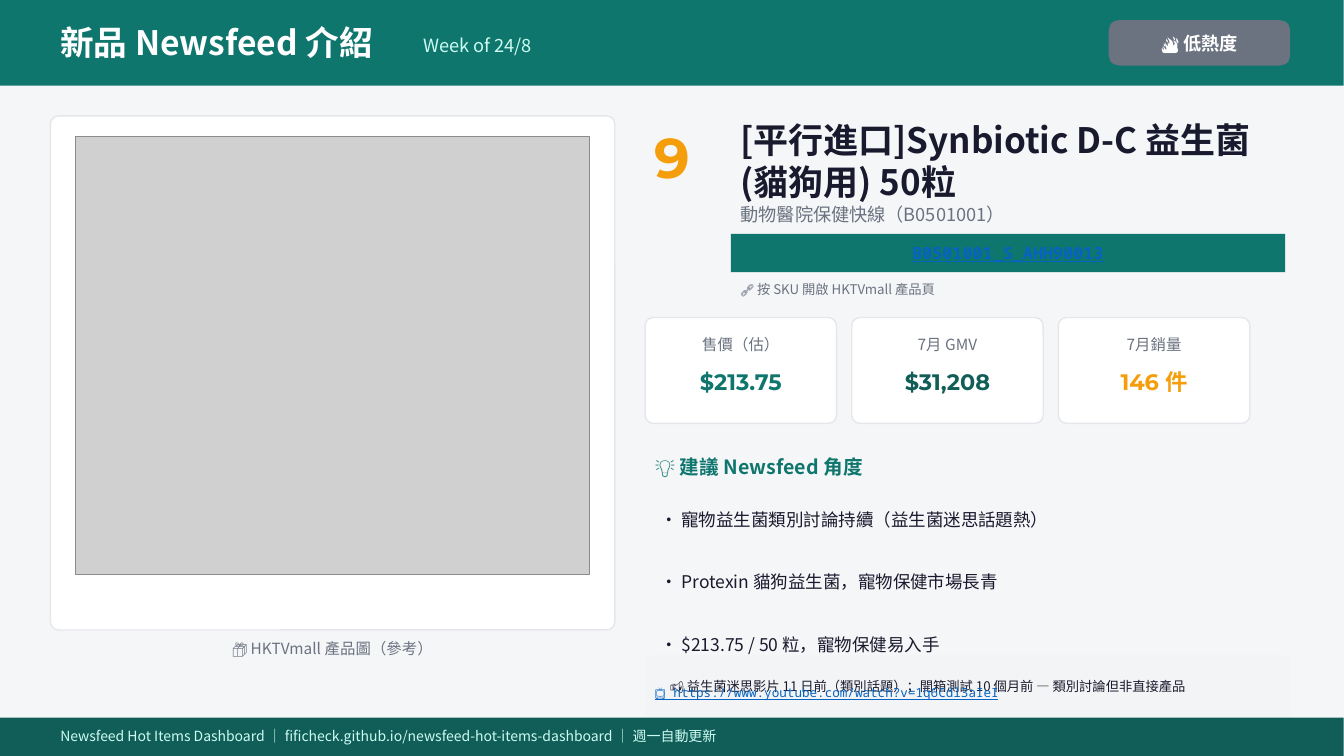
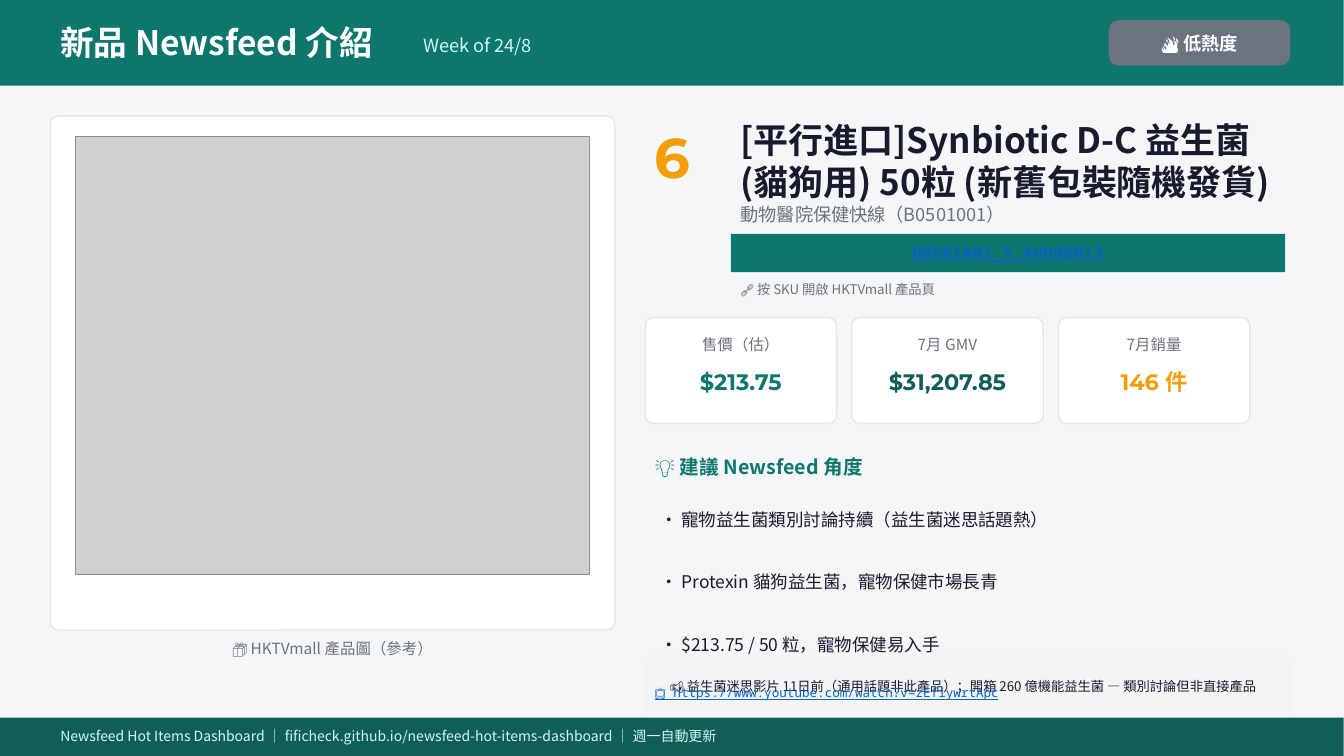
Before and after one commit to FIFICHECK/newsfeed-hot-items-dashboard, a slide deck: slide 1 of ppt/2026-08-24_B0501001_S_AHH90013.pptx. Drawn at 1344x756 pixels with LibreOffice and Linux fonts; fonts in the diff are those of the drawing; grey boxes stand for pictures. Boxes give left, top, right and bottom in pixels: in the first picture for what was removed or moved away, otherwise in the second. Text is boxed around its words. In the diff, an @@ line names an element or a change of style, - is before the commit and + after.

Commit message:
Add per-SKU PPT: 2026-08-24_B0501001_S_AHH90013.pptx

```diff
--- a/ppt/2026-08-24_B0501001_S_AHH90013.pptx
+++ b/ppt/2026-08-24_B0501001_S_AHH90013.pptx
@@ text at (655,138,691,179): text changed @@
-9
+6
@@ text at (741,123,1270,202): text changed @@
-[平行進口]Synbiotic D-C 益生菌(貓狗用) 50粒
+[平行進口]Synbiotic D-C 益生菌(貓狗用) 50粒 (新舊包裝隨機發貨)
@@ text at (889,371,1006,394): text changed @@
-$31,208
+$31,207.85
@@ text at (673,685,998,700): text changed @@
-📺 https://www.youtube.com/watch?v=1q6Cdl3aIeI
+📺 https://www.youtube.com/watch?v=zEfiywrtApc
@@ text at (687,679,1256,695): text changed @@
-📢 益生菌迷思影片 11 日前（類別話題）；開箱測試 10 個月前 — 類別討論但非直接產品
+📢 益生菌迷思影片 11日前（通用話題非此產品）；開箱 260 億機能益生菌 — 類別討論但非直接產品
```
